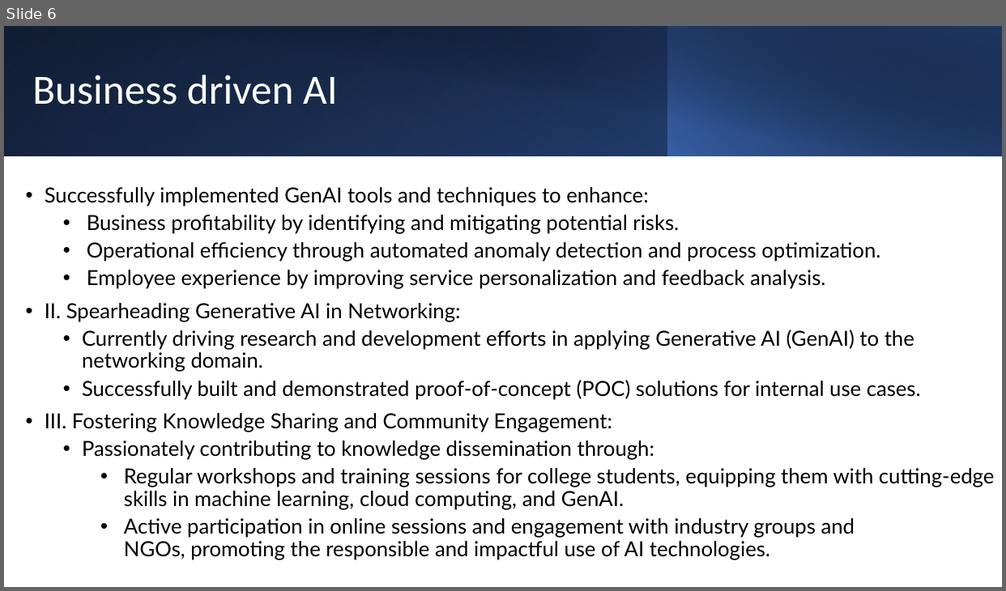
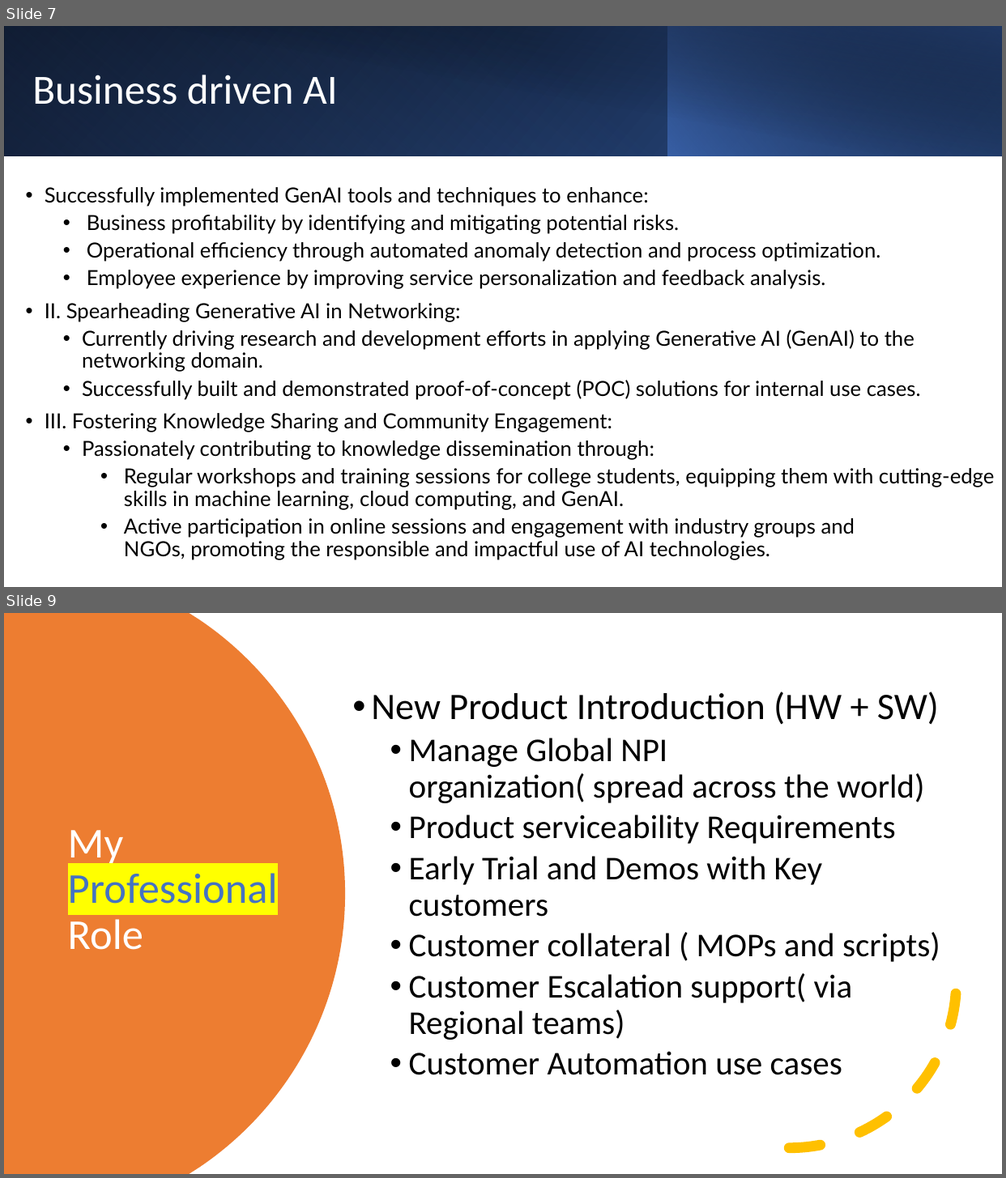
Before and after one commit to share2learnwidmanish/share2learnwidmanish, a slide deck: AgileNetwork_Presentation_2026.pptx. Shown one above the other, each under a label of ours: slide 6 before the commit, slides 7 and 9 after it; the slides between them are not shown. The pictures are 1006x591 and 1006x1178 pixels, drawn with LibreOffice and Linux fonts; fonts in the diff are those of the drawing. Boxes give left, top, right and bottom in pixels: in the first picture for what was removed or moved away, otherwise in the second. Text is boxed around its words. In the diff, an @@ line names an element or a change of style, - is before the commit and + after.

```diff
--- a/AgileNetwork_Presentation_2026.pptx
+++ b/AgileNetwork_Presentation_2026.pptx
@@ slide 9 added at box(4, 613, 1002, 1174), background #FFFFFF @@
@@ freeform shape added at box(4, 613, 345, 1174), fill #ED7D31 @@
@@ text added at box(371, 692, 940, 1076), 32 pt, text #000000 @@
+• New Product Introduction (HW + SW)
+  • Manage Global NPI organization( spread across the world)
+  • Product serviceability Requirements
+  • Early Trial and Demos with Key customers
+  • Customer collateral ( MOPs and scripts)
+  • Customer Escalation support( via Regional teams)
+  • Customer Automation use cases
@@ title added at box(68, 830, 278, 950), 41 pt, text #4472C4 @@
+My Professional
+Role
@@ arc (boxed as its full ellipse) added at box(622, 815, 957, 1149), outline #FFC000 10 pt dashed @@
@@ what was slide 6 is now slide 7 @@
```
Also in this commit, not shown: 4 slides changed, 7 other slides added.
